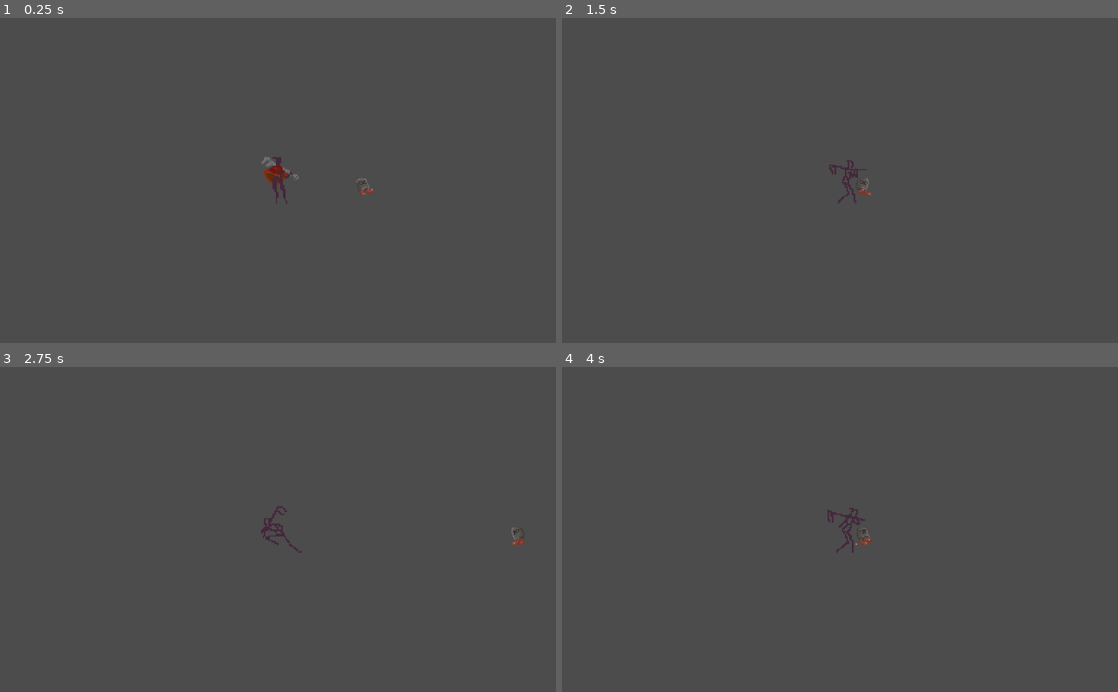
Above: before the commit, frames 1-4 (two rows, left to right).
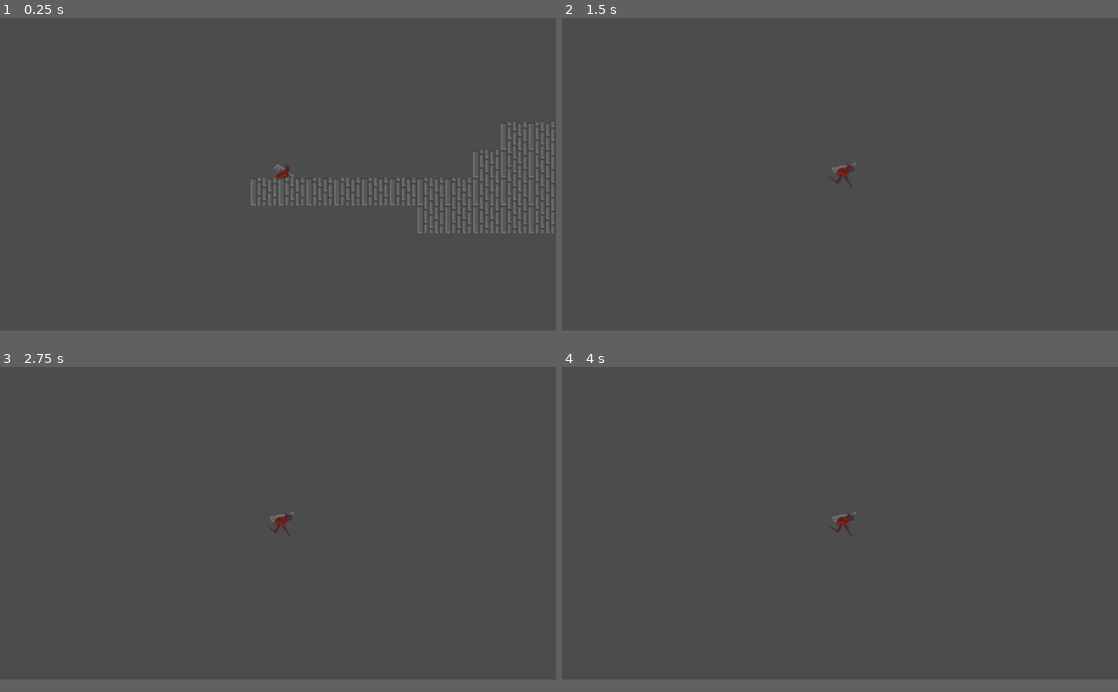
Above: after the commit, the same moments.

Repository: RebuildEcho/EchoGodot
Game: Godot game, scene res://Game.tscn
The game is run twice, just before and just after one commit, with the same random seed, the same clock (stepped at 60 frames per second) and the same inputs.
Inputs:
- Up to frame 1 (0.25 s): no input
- Up to frame 2 (1.5 s): hold Right (ui_right) from 0.53 s (still down)
- Up to frame 3 (2.75 s): release Right (ui_right) at 2.03 s; hold Left (ui_left) from 2.03 s (still down)
- Up to frame 4 (4 s): release Left (ui_left) at 2.78 s; hold Right (ui_right) from 2.78 s (still down)
The window is 800x468 before the commit and 800x450 after it. Grey fills any space a smaller window leaves; there, only what the larger window draws over its background counts as a difference.

The runs differ from the first frame. In frame 1, 2.5% of the frame differs, in the area x 45-100%, y 32-67%; in frame 2, 0.3%; in frame 3, 0.3%; in frame 4, 0.3%.

Commit message:
Core Movement and Collision

Diff:
--- a/Enemy.gd
+++ b/Enemy.gd
@@ -2,6 +2,7 @@
 
 var origin = Vector2()
 var velocity = Vector2()
+export (int) var gravity = 30
 export (int) var deviation = 400
 export (int) var speed = 150
 var dir
@@ -14,7 +15,7 @@
 func _physics_process(delta):
 	velocity.x = speed*dir
 	velocity = move_and_slide(velocity, Vector2(0,-1))
-	#velocity.y += gravity * delta
+	velocity.y += gravity
 
 	if is_on_wall():
 		dir = dir*-1
--- a/Enemy.tscn
+++ b/Enemy.tscn
@@ -25,6 +25,9 @@
 [node name="Enemy" type="KinematicBody2D"]
 scale = Vector2( 1.5, 1.5 )
 script = ExtResource( 1 )
+__meta__ = {
+"_edit_group_": true
+}
 
 [node name="CollisionShape2D" type="CollisionShape2D" parent="."]
 shape = SubResource( 1 )
--- a/Game.tscn
+++ b/Game.tscn
@@ -1,15 +1,11 @@
-[gd_scene load_steps=4 format=2]
+[gd_scene load_steps=3 format=2]
 
 [ext_resource path="res://Player.tscn" type="PackedScene" id=1]
 [ext_resource path="res://Terrain.tscn" type="PackedScene" id=2]
-[ext_resource path="res://Enemy.tscn" type="PackedScene" id=3]
 
 [node name="Game" type="Node2D"]
 
 [node name="Player" parent="." instance=ExtResource( 1 )]
-position = Vector2( 49.4, 35.15 )
+position = Vector2( 31.4, -23.85 )
 
 [node name="Terrain 1" parent="." instance=ExtResource( 2 )]
-
-[node name="Enemy" parent="." instance=ExtResource( 3 )]
-position = Vector2( 131.765, 44.2225 )
--- a/Player.gd
+++ b/Player.gd
@@ -1,11 +1,17 @@
 extends KinematicBody2D
 
-export (int) var speed = 300
-export (int) var jumpSpeed = -1200
-export (int) var gravity = 20
+export (int) var speed = 150
+var moveSpeed
+export (int) var jumpSpeed = -400
+export (int) var gravity = 10
+var running
 
 var velocity = Vector2()
 var airborne = false
+
+func _ready():
+	moveSpeed = speed
+	running = false
 
 func get_input():
 	velocity.x = 0
@@ -14,18 +20,21 @@
 	var jump = Input.is_action_just_pressed('ui_jump')
 
 	if jump and is_on_floor():
-		airborne = true
 		velocity.y = jumpSpeed
 	if right:
-		velocity.x += speed
+		velocity.x += moveSpeed
 	if left:
-		velocity.x -= speed
+		velocity.x -= moveSpeed
+
 
 func _physics_process(delta):
 	get_input()
-	#velocity.y += gravity * delta
-	if airborne and is_on_floor():
+	velocity.y += gravity
+
+	if is_on_floor():
 		airborne = false
+	else:
+		airborne = true
 	velocity = move_and_slide(velocity, Vector2(0, -1))
 
 
@@ -35,13 +44,37 @@
 	var right = Input.is_action_pressed('ui_right')
 	var left = Input.is_action_pressed('ui_left')
 	var jump = Input.is_action_just_pressed('ui_jump')
+	$AnimatedSprite.speed_scale = 1.5
+	if airborne:
+		moveSpeed = speed / 2
+	else:
+		moveSpeed = speed
 
-	if right:
-		$AnimatedSprite.play("Run")
-		$AnimatedSprite.flip_h = false
-	if left:
-		$AnimatedSprite.play("Run")
-		$AnimatedSprite.flip_h = true
 
-	if !left && !right:
-		$AnimatedSprite.play("Idle")
+	if airborne:
+		$AnimatedSprite.play("Falling")
+	else:
+		if right:
+			if !running:
+				$AnimatedSprite.speed_scale = 0.5
+				$AnimatedSprite.play("Run Start")
+				$AnimatedSprite.flip_h = false
+				running = true
+			elif $AnimatedSprite.frame == 1:
+				$AnimatedSprite.play("Run")
+				$AnimatedSprite.flip_h = false
+
+		if left:
+			if !running:
+				$AnimatedSprite.speed_scale = 0.5
+				$AnimatedSprite.play("Run Start")
+				$AnimatedSprite.flip_h = true
+				running = true
+			elif $AnimatedSprite.frame == 1:
+				$AnimatedSprite.play("Run")
+				$AnimatedSprite.flip_h = true
+
+		if (!left && !right) || (left && right):
+			$AnimatedSprite.speed_scale = 0.25
+			$AnimatedSprite.play("Idle")
+			running = false
--- a/Player.tscn
+++ b/Player.tscn
@@ -1,20 +1,21 @@
-[gd_scene load_steps=18 format=2]
+[gd_scene load_steps=20 format=2]
 
 [ext_resource path="res://Player.gd" type="Script" id=1]
 [ext_resource path="res://Sprites/idleChar2.png" type="Texture" id=2]
 [ext_resource path="res://Sprites/idleChar1.png" type="Texture" id=3]
 [ext_resource path="res://Sprites/idleChar3.png" type="Texture" id=4]
-[ext_resource path="res://Sprites/runChar10.png" type="Texture" id=5]
-[ext_resource path="res://Sprites/runChar12.png" type="Texture" id=6]
-[ext_resource path="res://Sprites/runChar11.png" type="Texture" id=7]
-[ext_resource path="res://Sprites/runChar5.png" type="Texture" id=8]
-[ext_resource path="res://Sprites/runChar7.png" type="Texture" id=9]
-[ext_resource path="res://Sprites/runChar9.png" type="Texture" id=10]
-[ext_resource path="res://Sprites/runChar6.png" type="Texture" id=11]
-[ext_resource path="res://Sprites/runChar4.png" type="Texture" id=12]
-[ext_resource path="res://Sprites/runChar13.png" type="Texture" id=13]
-[ext_resource path="res://Sprites/runChar8.png" type="Texture" id=14]
-[ext_resource path="res://Sprites/runChar14.png" type="Texture" id=15]
+[ext_resource path="res://Sprites/Char_runcycle8.png" type="Texture" id=5]
+[ext_resource path="res://Sprites/Char_runcycle6.png" type="Texture" id=6]
+[ext_resource path="res://Sprites/Char_runcycle2.png" type="Texture" id=7]
+[ext_resource path="res://Sprites/Char_runcycle1.png" type="Texture" id=8]
+[ext_resource path="res://Sprites/Char_runcycle9.png" type="Texture" id=9]
+[ext_resource path="res://Sprites/Char_runcycle3.png" type="Texture" id=10]
+[ext_resource path="res://Sprites/Char_runcycle7.png" type="Texture" id=11]
+[ext_resource path="res://Sprites/Char_runcycle5.png" type="Texture" id=12]
+[ext_resource path="res://Sprites/Char_runcycle4.png" type="Texture" id=13]
+[ext_resource path="res://Sprites/Char_runstart1.png" type="Texture" id=14]
+[ext_resource path="res://Sprites/idleChar4.png" type="Texture" id=15]
+[ext_resource path="res://Sprites/Char_runstart2.png" type="Texture" id=16]
 
 [sub_resource type="RectangleShape2D" id=1]
 extents = Vector2( 8.03363, 8.13496 )
@@ -26,20 +27,29 @@
 "name": "default",
 "speed": 5.0
 }, {
-"frames": [ ExtResource( 12 ), ExtResource( 8 ), ExtResource( 11 ), ExtResource( 9 ), ExtResource( 14 ), ExtResource( 10 ), ExtResource( 5 ), ExtResource( 7 ), ExtResource( 6 ), ExtResource( 13 ), ExtResource( 15 ) ],
+"frames": [ ExtResource( 8 ), ExtResource( 7 ), ExtResource( 10 ), ExtResource( 13 ), ExtResource( 12 ), ExtResource( 6 ), ExtResource( 11 ), ExtResource( 5 ), ExtResource( 9 ) ],
 "loop": true,
 "name": "Run",
 "speed": 5.0
 }, {
-"frames": [ ExtResource( 3 ), ExtResource( 2 ), ExtResource( 4 ) ],
+"frames": [ ExtResource( 14 ), ExtResource( 16 ) ],
+"loop": false,
+"name": "Run Start",
+"speed": 5.0
+}, {
+"frames": [ ExtResource( 3 ), ExtResource( 2 ), ExtResource( 4 ), ExtResource( 15 ) ],
 "loop": true,
 "name": "Idle",
 "speed": 5.0
 } ]
 
+[sub_resource type="AudioStreamSample" id=3]
+
 [node name="Player" type="KinematicBody2D"]
-scale = Vector2( 2, 2 )
 script = ExtResource( 1 )
+__meta__ = {
+"_edit_group_": true
+}
 
 [node name="Hitbox" type="CollisionShape2D" parent="."]
 scale = Vector2( 1, 2 )
@@ -48,9 +58,11 @@
 [node name="AnimatedSprite" type="AnimatedSprite" parent="."]
 position = Vector2( 2.38329, 0 )
 frames = SubResource( 2 )
-animation = "Idle"
-frame = 2
+animation = "Run"
 
 [node name="Camera2D" type="Camera2D" parent="."]
 current = true
-zoom = Vector2( 0.75, 0.75 )
+zoom = Vector2( 0.5, 0.5 )
+
+[node name="Player Run" type="AudioStreamPlayer" parent="."]
+stream = SubResource( 3 )
--- a/Terrain.tscn
+++ b/Terrain.tscn
@@ -1,7 +1,44 @@
-[gd_scene format=2]
+[gd_scene load_steps=5 format=2]
+
+[ext_resource path="res://Tiles/iron_tile_bigboy.png" type="Texture" id=1]
+[ext_resource path="res://Tiles/wall_tile.png" type="Texture" id=2]
+
+[sub_resource type="ConvexPolygonShape2D" id=4]
+points = PoolVector2Array( 0, 0, 32, 0, 32, 32, 0, 32 )
+
+[sub_resource type="TileSet" id=3]
+0/name = "iron_tile_bigboy.png 0"
+0/texture = ExtResource( 1 )
+0/tex_offset = Vector2( 0, 0 )
+0/modulate = Color( 1, 1, 1, 1 )
+0/region = Rect2( 0, 0, 32, 32 )
+0/tile_mode = 0
+0/occluder_offset = Vector2( 0, 0 )
+0/navigation_offset = Vector2( 0, 0 )
+0/shapes = [ {
+"autotile_coord": Vector2( 0, 0 ),
+"one_way": false,
+"one_way_margin": 1.0,
+"shape": SubResource( 4 ),
+"shape_transform": Transform2D( 1, 0, 0, 1, 0, 0 )
+} ]
+0/z_index = 0
+1/name = "wall_tile.png 1"
+1/texture = ExtResource( 2 )
+1/tex_offset = Vector2( 0, 0 )
+1/modulate = Color( 1, 1, 1, 1 )
+1/region = Rect2( 0, 0, 32, 32 )
+1/tile_mode = 0
+1/occluder_offset = Vector2( 0, 0 )
+1/navigation_offset = Vector2( 0, 0 )
+1/shapes = [  ]
+1/z_index = 0
 
 [node name="Terrain" type="Node2D"]
 
-[node name="TileMap" type="TileMap" parent="."]
-cell_size = Vector2( 16, 16 )
+[node name="Collideable" type="TileMap" parent="."]
+tile_set = SubResource( 3 )
+cell_size = Vector2( 32, 32 )
+cell_y_sort = true
 format = 1
+tile_data = PoolIntArray( -196596, -1073741823, 0, -196595, -1073741823, 0, -131063, -1073741823, 0, -131062, -1073741823, 0, -131061, -1073741823, 0, -131060, -1073741823, 0, -131059, -1073741823, 0, -65528, -1073741823, 0, -65527, -1073741823, 0, -65526, -1073741823, 0, -65525, -1073741823, 0, -65524, -1073741823, 0, 0, -1073741823, 0, 1, -1073741823, 0, 2, -1073741823, 0, 3, -1073741823, 0, 4, -1073741823, 0, 5, -1073741823, 0, 6, -1073741823, 0, 7, -1073741823, 0, 8, -1073741823, 0, 9, -1073741823, 0, 10, -1073741823, 0, 65542, -1073741823, 0, 65543, -1073741823, 0, 65544, -1073741823, 0, 65545, -1073741823, 0, 65546, -1073741823, 0 )
--- a/project.godot
+++ b/project.godot
@@ -18,6 +18,11 @@
 config/name="Echo"
 run/main_scene="res://Game.tscn"
 config/icon="res://icon.png"
+
+[display]
+
+window/size/width=1280
+window/size/height=720
 
 [input]
 
Binary file added: Sprites/Char_runcycle1.png
Binary file added: Sprites/Char_runcycle2.png
Binary file added: Sprites/Char_runcycle3.png
Binary file added: Sprites/Char_runcycle4.png
Binary file added: Sprites/Char_runcycle5.png
Binary file added: Sprites/Char_runcycle6.png
Binary file added: Sprites/Char_runcycle7.png
Binary file added: Sprites/Char_runcycle8.png
Binary file added: Sprites/Char_runcycle9.png
Binary file added: Sprites/Char_runstart1.png
Binary file added: Sprites/Char_runstart2.png
Binary file added: Sprites/idleChar4.png
(and 2 more such lines)
